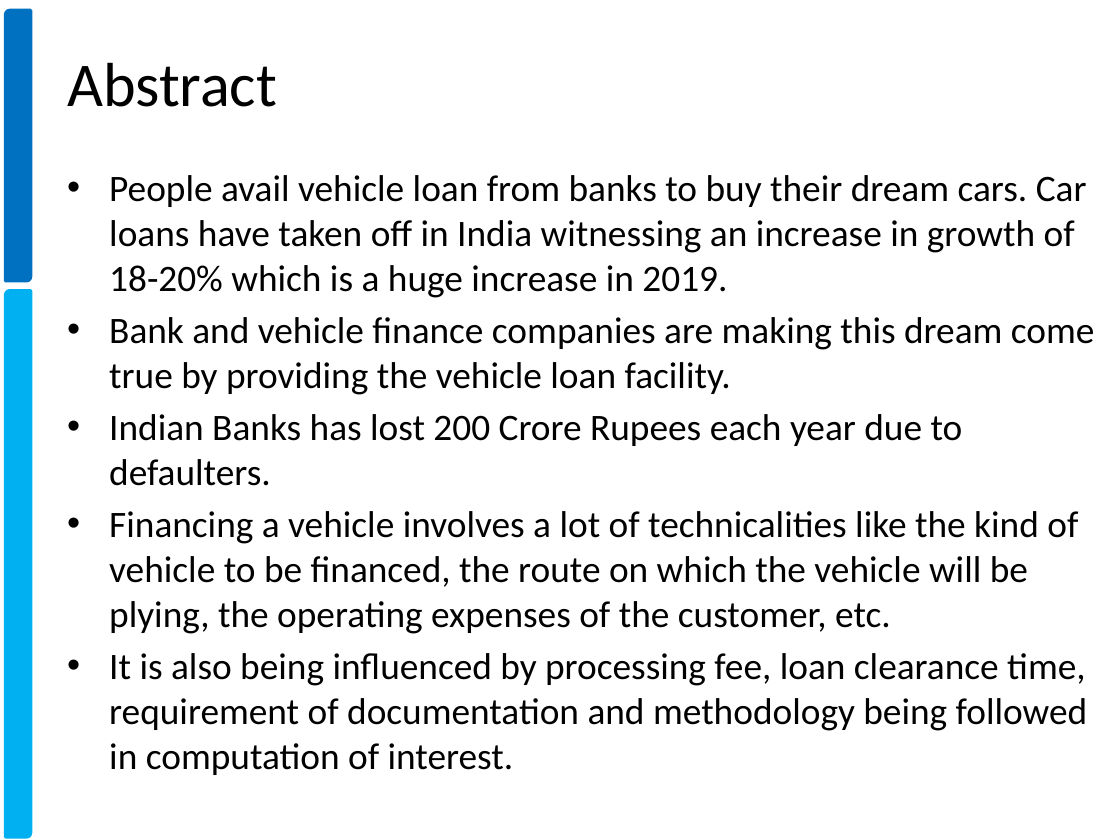
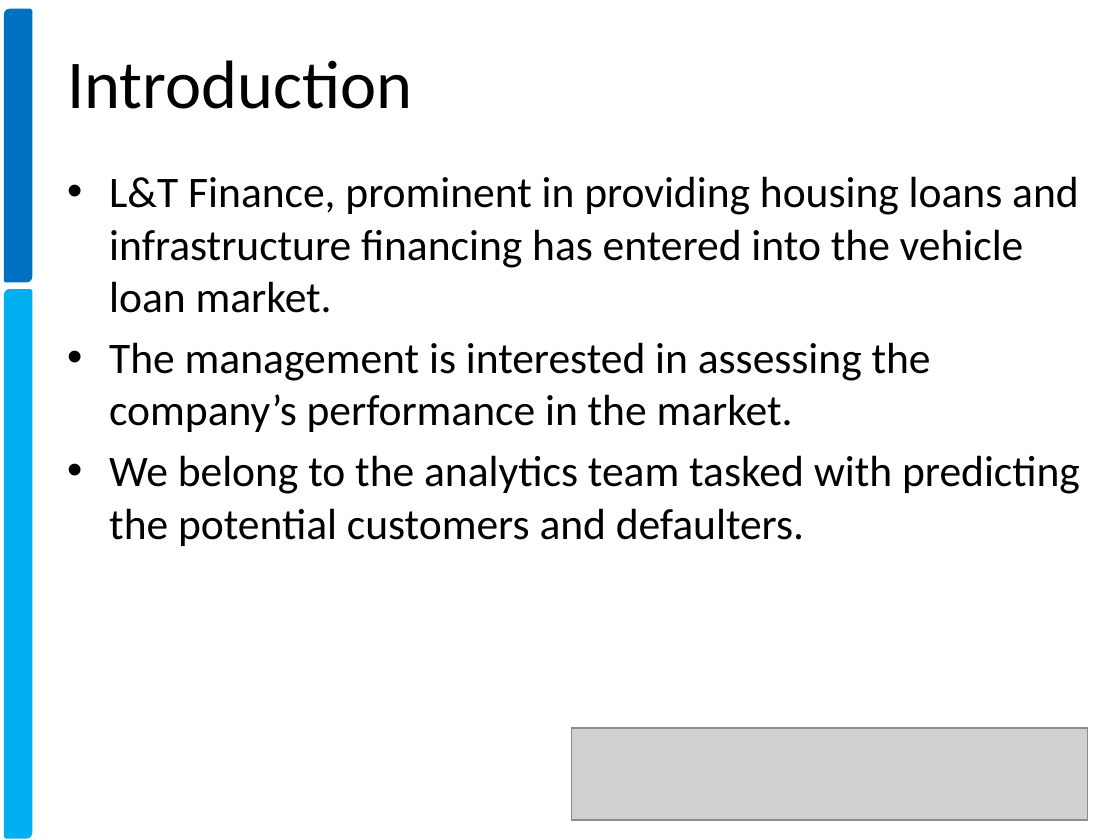
Before and after one commit to xavierigneous/Vehicle-Loan-Default-Prediction, a slide deck: slide 2 of Pravin Kumar/Vehicle Loan Default Prediction.pptx. Drawn at 1120x840 pixels with LibreOffice and Linux fonts; fonts in the diff are those of the drawing; grey boxes stand for pictures; background and template pictures are left out. Boxes give left, top, right and bottom in pixels: in the first picture for what was removed or moved away, otherwise in the second. Text is boxed around its words. In the diff, an @@ line names an element or a change of style, - is before the commit and + after.

```diff
--- a/Pravin Kumar/Vehicle Loan Default Prediction.pptx
+++ b/Pravin Kumar/Vehicle Loan Default Prediction.pptx
@@ title at (67, 60, 412, 109): text changed; size 40 to 44 pt @@
-Abstract
+Introduction
@@ text at (109, 176, 1080, 546): text changed; size 24 to 28 pt @@
-• People avail vehicle loan from banks to buy their dream cars. Car loans have taken off in India witnessing an increase in growth of 18-20% which is a huge increase in 2019.
-• Bank and vehicle finance companies are making this dream come true by providing the vehicle loan facility.
-• Indian Banks has lost 200 Crore Rupees each year due to defaulters.
-• Financing a vehicle involves a lot of technicalities like the kind of vehicle to be financed, the route on which the vehicle will be plying, the operating expenses of the customer, etc.
-• It is also being influenced by processing fee, loan clearance time, requirement of documentation and methodology being followed in computation of interest.
+• L&T Finance, prominent in providing housing loans and infrastructure financing has entered into the vehicle loan market.
+• The management is interested in assessing the company’s performance in the market.
+• We belong to the analytics team tasked with predicting the potential customers and defaulters.
@@ picture added at (571, 728, 1088, 820) @@
```
Also in this commit, not shown: 15 other slides changed, 4 slides added, 1 slide removed, 4 other files.
